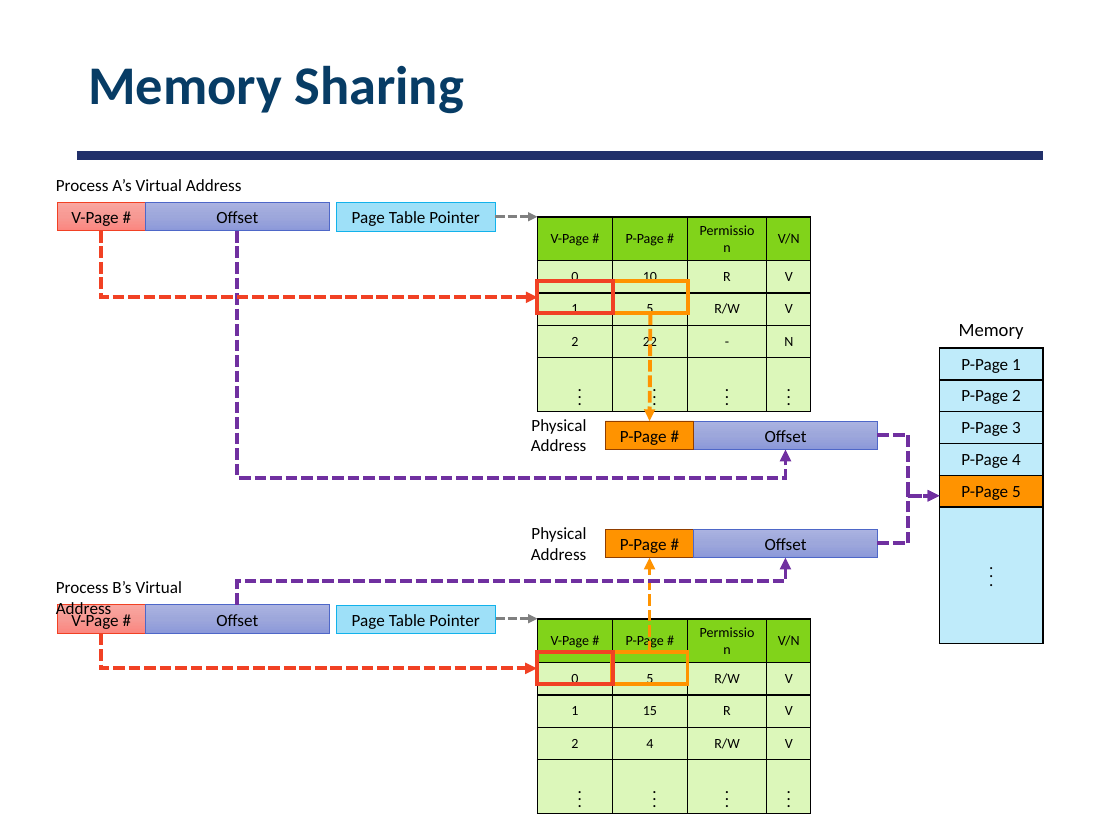
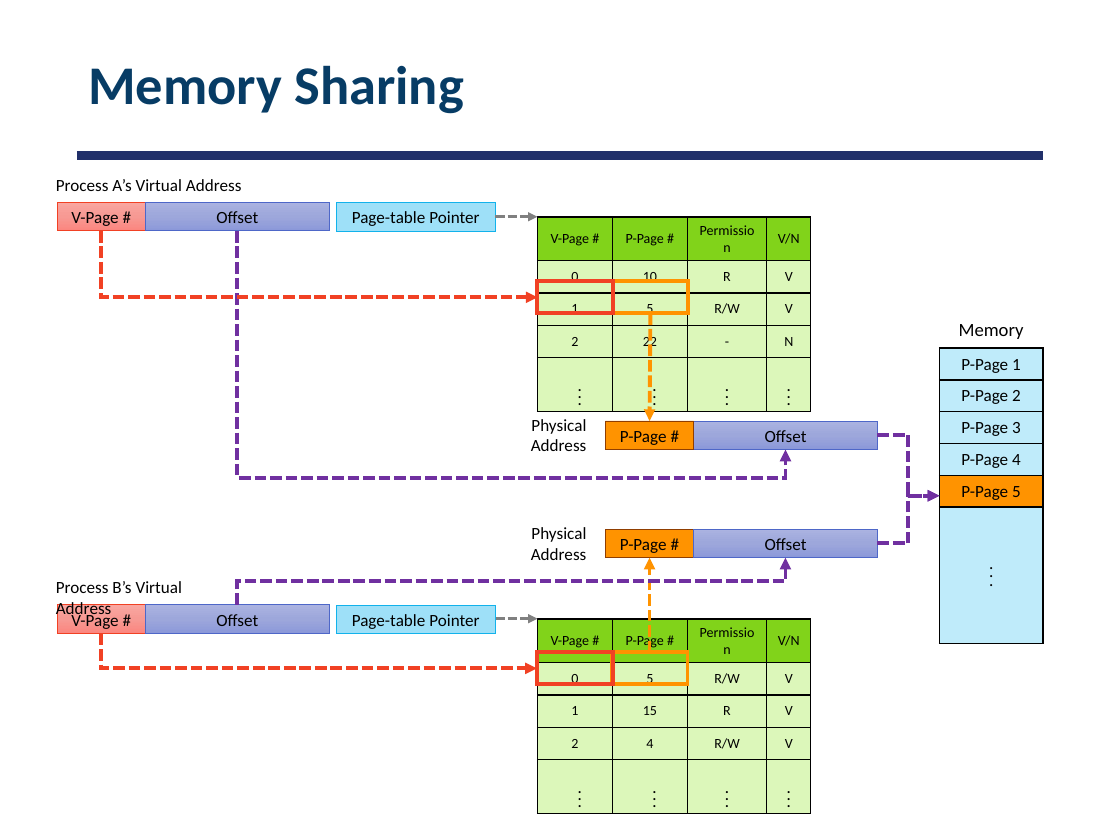
Before and after one commit to smajidzahedi/ECE350, a slide deck: slide 31 of 07-address.pptx. Drawn at 1120x840 pixels with LibreOffice and Linux fonts; fonts in the diff are those of the drawing. Boxes give left, top, right and bottom in pixels: in the first picture for what was removed or moved away, otherwise in the second. Text is boxed around its words. In the diff, an @@ line names an element or a change of style, - is before the commit and + after.

```diff
--- a/07-address.pptx
+++ b/07-address.pptx
@@ text in rectangle at [352, 211, 479, 226]: text changed @@
-Page Table Pointer
+Page-table Pointer
@@ text in rectangle at [352, 614, 479, 629]: text changed @@
-Page Table Pointer
+Page-table Pointer
```
Also in this commit, not shown: 9 other slides changed, 1 other file.
